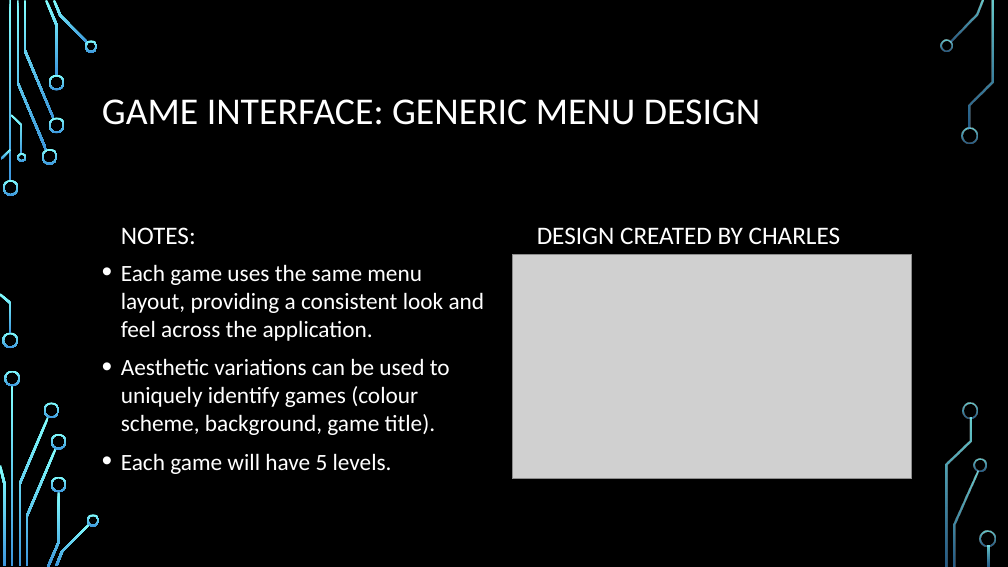
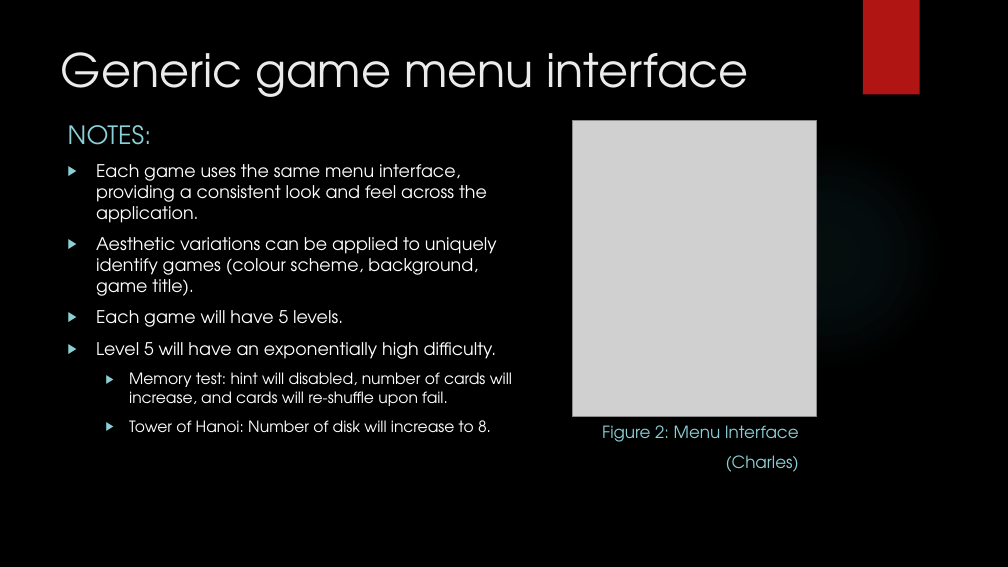
Before and after one commit to IgnitionOrk/SCaR_Arcade, a slide deck: slide 5 of SCaRArcade.pptx. Drawn at 1008x567 pixels with LibreOffice and Linux fonts; fonts in the diff are those of the drawing; grey boxes stand for pictures; background and template pictures are left out. Boxes give left, top, right and bottom in pixels: in the first picture for what was removed or moved away, otherwise in the second. Text is boxed around its words. In the diff, an @@ line names an element or a change of style, - is before the commit and + after.

```diff
--- a/SCaRArcade.pptx
+++ b/SCaRArcade.pptx
@@ rectangle added at [863,0,920,95], fill #B01513 @@
@@ title "Generic game menu interface" at [61,52,749,97]: vertical alignment middle to top @@
@@ title at [61,52,749,97]: text changed; size 36 to 44 pt; font Calibri to TeX Gyre Adventor; text colour #FFFFFF to #EBEBEB @@
-GAME INTERFACE: GENERIC MENU DESIGN
+Generic game menu interface
@@ text "NOTES:": place and size @@
-text "NOTES:" at [121,227,196,244]
+text "NOTES:" at [68,125,152,145]
@@ text "NOTES:" at [68,125,152,145]: font Calibri to TeX Gyre Adventor, text colour #FFFFFF to #8AD0D6; line spacing 0.9 to 1 @@
@@ picture: place and size @@
-picture at [512,254,911,479]
+picture at [573,121,817,417]
@@ ellipse added at [712,138,944,371], fill gradient #50B9C1 @@
@@ text "Each game uses the same ...": place and size @@
-text "Each game uses the same ..." at [121,264,485,474]
+text "Each game uses the same ..." at [96,164,512,433]
@@ text at [96,164,497,296]: text changed; size 22.2 to 16.6 pt; font Calibri to TeX Gyre Adventor @@
-• Each game uses the same menu layout, providing a consistent look and feel across the application.
-• Aesthetic variations can be used to uniquely identify games (colour scheme, background, game title).
+▶ Each game uses the same menu interface, providing a consistent look and feel across the application.
+▶ Aesthetic variations can be applied to uniquely identify games (colour scheme, background, game title).
@@ text at [96,310,343,327]: size 22.2 to 16.6 pt, font Calibri to TeX Gyre Adventor in "Each game will have 5 levels."; bullet • to ▶ @@
@@ text at [96,342,512,433]: paragraphs added @@
+▶ Level 5 will have an exponentially high difficulty.
+  ▶ Memory test: hint will disabled, number of cards will increase, and cards will re-shuffle upon fail.
+  ▶ Tower of Hanoi: Number of disk will increase to 8.
@@ text at [602,425,799,472]: text changed; size 24 to 16 pt; font Calibri to TeX Gyre Adventor; text colour #FFFFFF to #8AD0D6 @@
-DESIGN CREATED BY CHARLES
+Figure 2: Menu Interface
+(Charles)
@@ group removed at [0,0,996,567]: 33 freeform shapes, 3 rectangles @@
```
Also in this commit, not shown: 7 other slides changed, 4 slides added, 3 slides removed.
